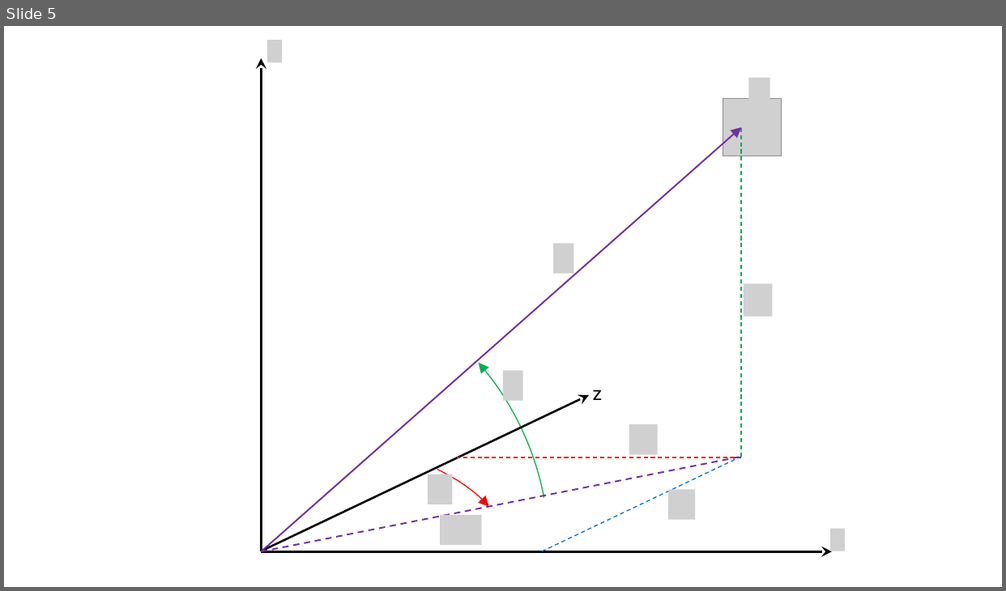
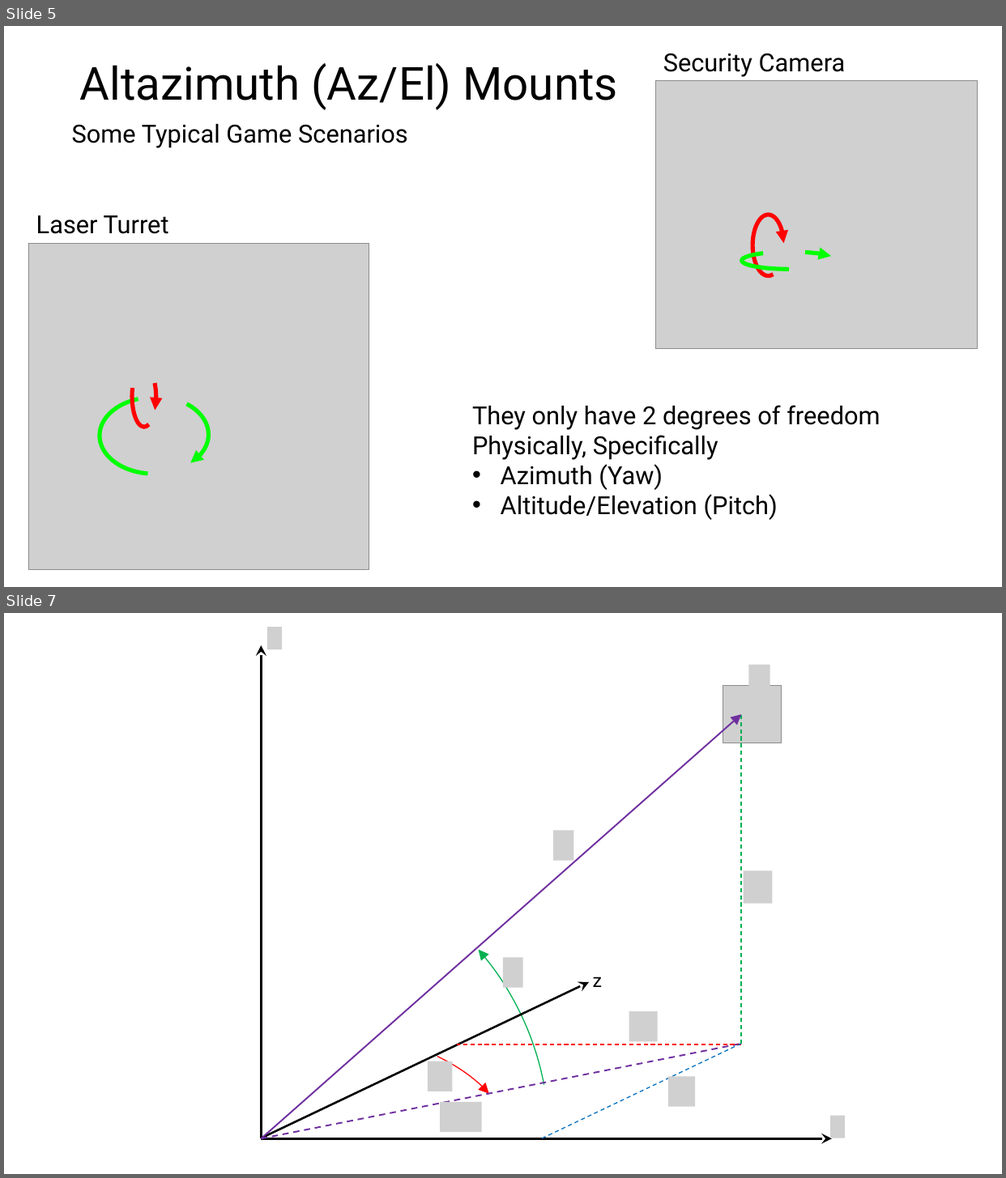
Before and after one commit to whitingm-usc/Euler, a slide deck: Euler/Euler.pptx. Shown one above the other, each under a label of ours: slide 5 before the commit, slides 5 and 7 after it; the slides between them are not shown. The pictures are 1006x591 and 1006x1178 pixels, drawn with LibreOffice and Linux fonts; fonts in the diff are those of the drawing; grey boxes stand for pictures. Boxes give left, top, right and bottom in pixels: in the first picture for what was removed or moved away, otherwise in the second. Text is boxed around its words. In the diff, an @@ line names an element or a change of style, - is before the commit and + after.

Commit message:
Presentation - turrets

```diff
--- a/Euler/Euler.pptx
+++ b/Euler/Euler.pptx
@@ slide 5 added at (4,26,1002,587), background #FFFFFF @@
@@ title added at (80,63,617,110), 44 pt, text #000000 @@
+Altazimuth (Az/El) Mounts
@@ text added at (663,53,846,77), 24 pt, text #000000 @@
+Security Camera
@@ picture added at (656,80,978,348) @@
@@ text added at (72,124,408,148), 24 pt, text #000000 @@
+Some Typical Game Scenarios
@@ text added at (36,216,169,234), 24 pt, text #000000 @@
+Laser Turret
@@ arc (boxed as its full ellipse) added at (752,215,784,276), outline #FF0000 4 pt @@
@@ picture added at (28,243,369,570) @@
@@ arc (boxed as its full ellipse) added at (742,252,838,269), outline #00FF00 4 pt @@
@@ arc (boxed as its full ellipse) added at (742,252,838,269), outline #00FF00 4 pt @@
@@ arc (boxed as its full ellipse) added at (132,366,156,427), outline #FF0000 4 pt @@
@@ arc (boxed as its full ellipse) added at (132,367,156,428), outline #FF0000 4 pt @@
@@ arc (boxed as its full ellipse) added at (100,396,209,473), outline #00FF00 4 pt @@
@@ arc (boxed as its full ellipse) added at (100,397,209,474), outline #00FF00 4 pt @@
@@ text added at (472,405,880,520), 24 pt, text #000000 @@
+They only have 2 degrees of freedom
+Physically, Specifically
+• Azimuth (Yaw)
+• Altitude/Elevation (Pitch)
@@ what was slide 5 is now slide 7 @@
```
Also in this commit, not shown: 1 other slide added, 5 other files.
